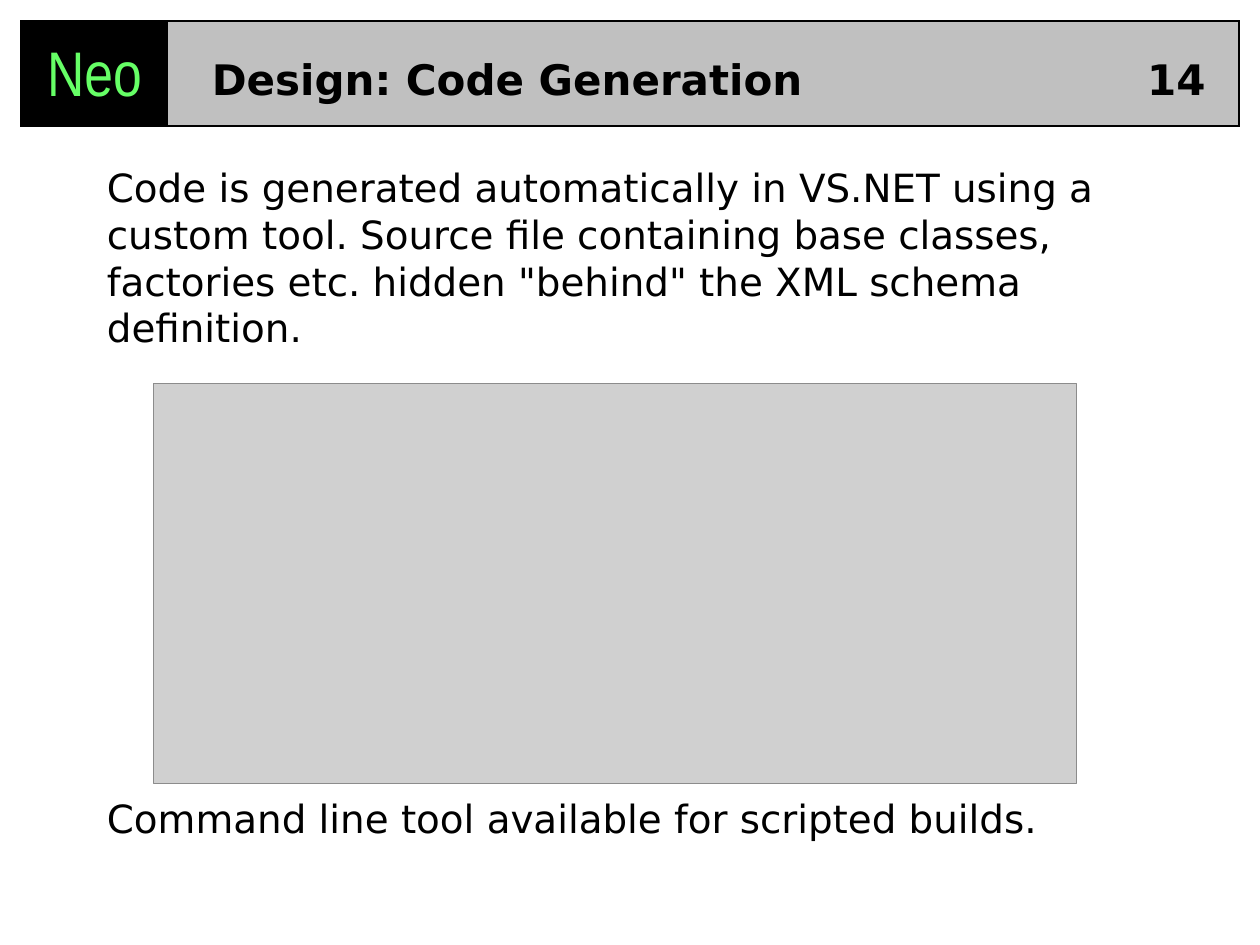
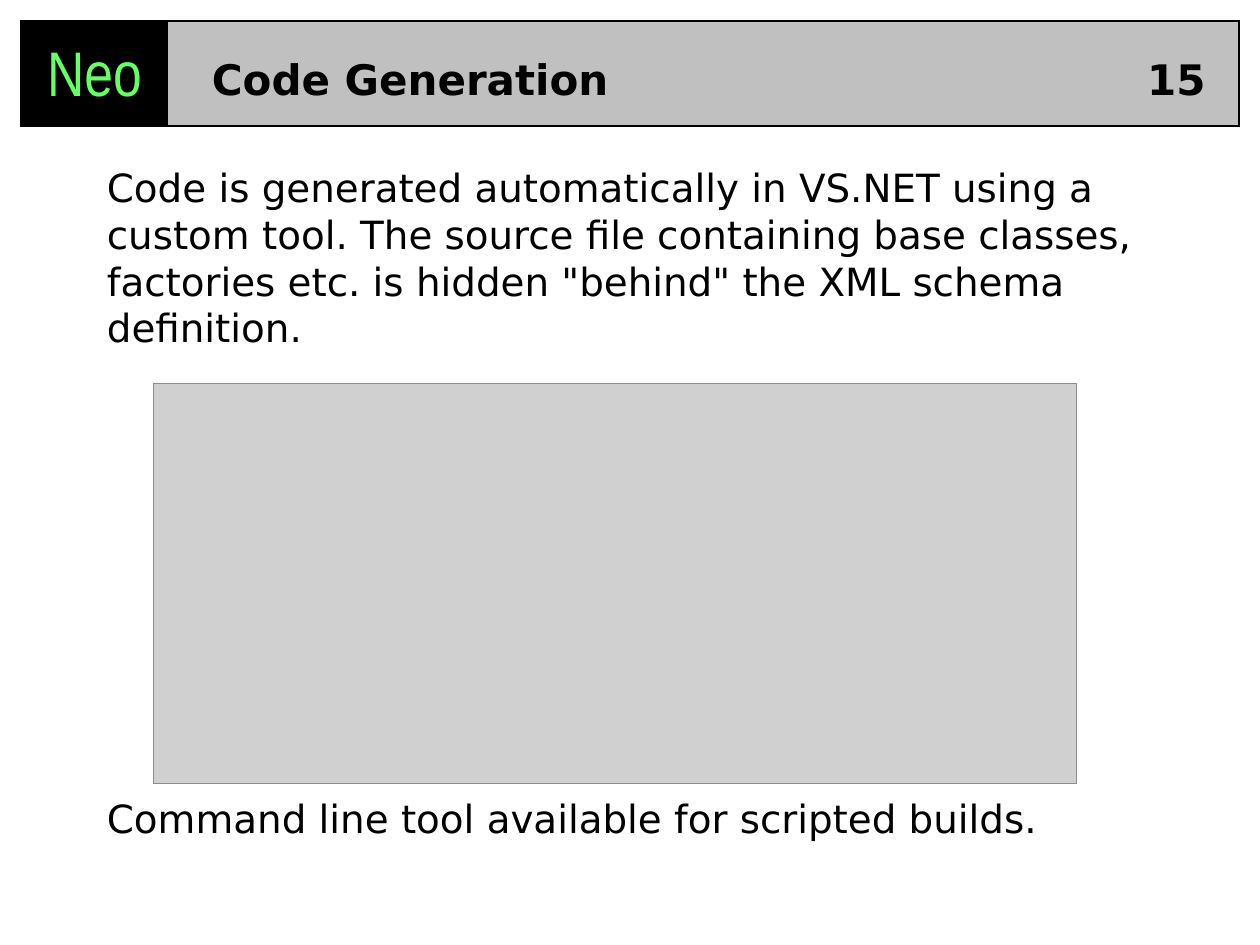
Before and after one commit to codehaus/neo, a slide deck: slide 15 of neo/docs/Neo_DesignGoals.ppt (slide 14 before the commit). Drawn at 1260x945 pixels with LibreOffice and Linux fonts; fonts in the diff are those of the drawing; grey boxes stand for pictures. Boxes give left, top, right and bottom in pixels: in the first picture for what was removed or moved away, otherwise in the second. Text is boxed around its words. In the diff, an @@ line names an element or a change of style, - is before the commit and + after.

```diff
--- a/neo/docs/Neo_DesignGoals.ppt
+++ b/neo/docs/Neo_DesignGoals.ppt
@@ title at [212, 63, 609, 96]: text changed @@
-Design: Code Generation
+Code Generation
@@ page number at [1147, 64, 1205, 96]: text changed @@
-14
+15
@@ text at [107, 172, 1131, 343]: text changed @@
-Code is generated automatically in VS.NET using a custom tool. Source file containing base classes, factories etc. hidden "behind" the XML schema definition.
+Code is generated automatically in VS.NET using a custom tool. The source file containing base classes, factories etc. is hidden "behind" the XML schema definition.
```
Also in this commit, not shown: 12 other slides changed, 1 slide added, 5 other files.
